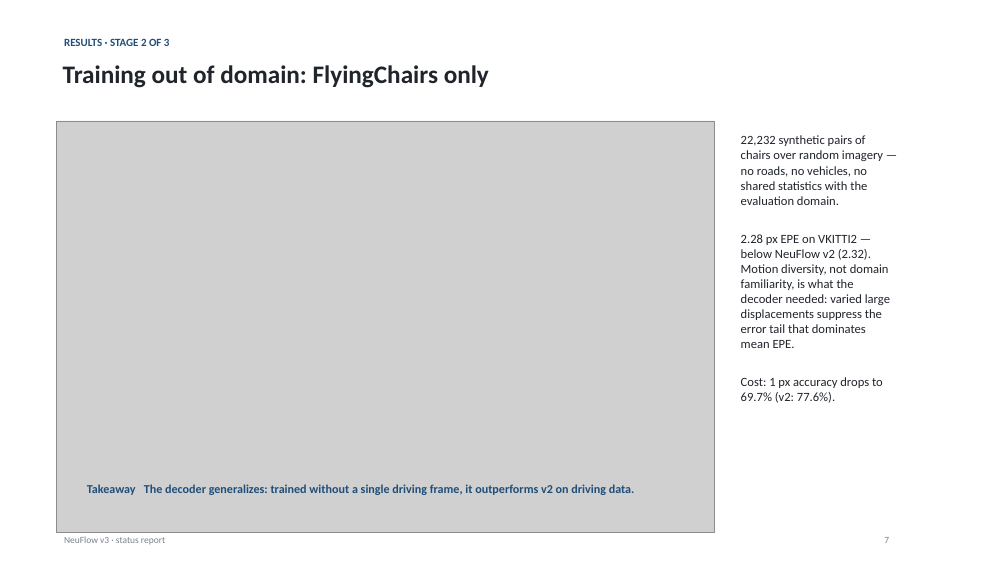
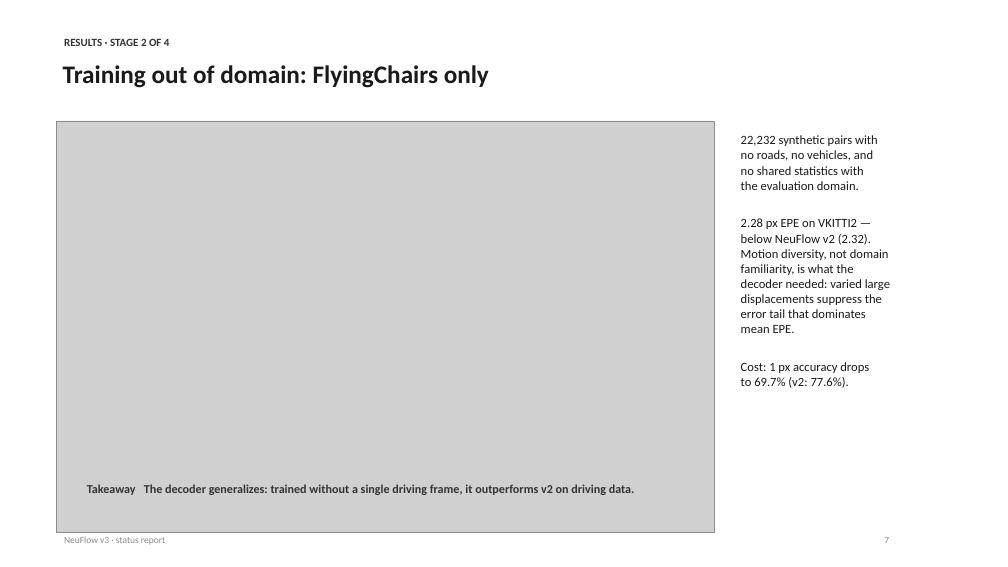
Before and after one commit to shrirag10/Neuflowv3, a slide deck: slide 7 of docs/NeuFlow_v3_status.pptx. Drawn at 1008x567 pixels with LibreOffice and Linux fonts; fonts in the diff are those of the drawing; grey boxes stand for pictures. Boxes give left, top, right and bottom in pixels: in the first picture for what was removed or moved away, otherwise in the second. Text is boxed around its words. In the diff, an @@ line names an element or a change of style, - is before the commit and + after.

Commit message:
Monochrome academic deck with flowcharts; GUI: region query window, video/YouTube, real-time motion detection, resources tab
- Deck (14 slides): monochromatic theme, native-shape pipeline flowcharts (inherited vs
  replaced), decoder-internals flowchart, mixed-stage picture slide, HPC/Spring request,
  sparse-vs-dense explained in plain terms
- GUI: drag-select region flow, local video + YouTube sources (yt-dlp), Space playback
  with ego-motion-compensated motion boxes from coarse flow (zero extra decode cost),
  System resources tab with live FPS/latency/GPU/VRAM/CPU/RAM sparklines
- Selftest: 26ms click, region window, motion box detected, 39 FPS playback

```diff
--- a/docs/NeuFlow_v3_status.pptx
+++ b/docs/NeuFlow_v3_status.pptx
@@ text "Training out of domain: FlyingChairs ..." at box(63, 65, 489, 88): text colour #20242B to #1A1A1A @@
@@ text at box(64, 39, 170, 46): text changed; text colour #1F4E79 to #333333 @@
-RESULTS · STAGE 2 OF 3
+RESULTS · STAGE 2 OF 4
@@ text at box(741, 135, 878, 190): text changed; text colour #20242B to #1A1A1A @@
-22,232 synthetic pairs of
-chairs over random imagery —
-no roads, no vehicles, no
-shared statistics with the
-evaluation domain.
+22,232 synthetic pairs with
+no roads, no vehicles, and
+no shared statistics with
+the evaluation domain.
@@ text at box(741, 218, 890, 333): text colour #20242B to #1A1A1A in "2.28 px EPE on VKITTI2 —", "below NeuFlow v2 (2.32).", "Motion diversity, not domain", "familiarity, is what the" and 4 more places @@
@@ text at box(741, 362, 869, 388): text changed; text colour #20242B to #1A1A1A @@
-Cost: 1 px accuracy drops to
-69.7% (v2: 77.6%).
+Cost: 1 px accuracy drops
+to 69.7% (v2: 77.6%).
@@ text "Takeaway The decoder generalizes: trained ..." at box(87, 484, 635, 495): text colour #1F4E79 to #333333 @@
```
Also in this commit, not shown: 11 other slides changed, 2 slides added, 1 slide removed, 8 other files.
